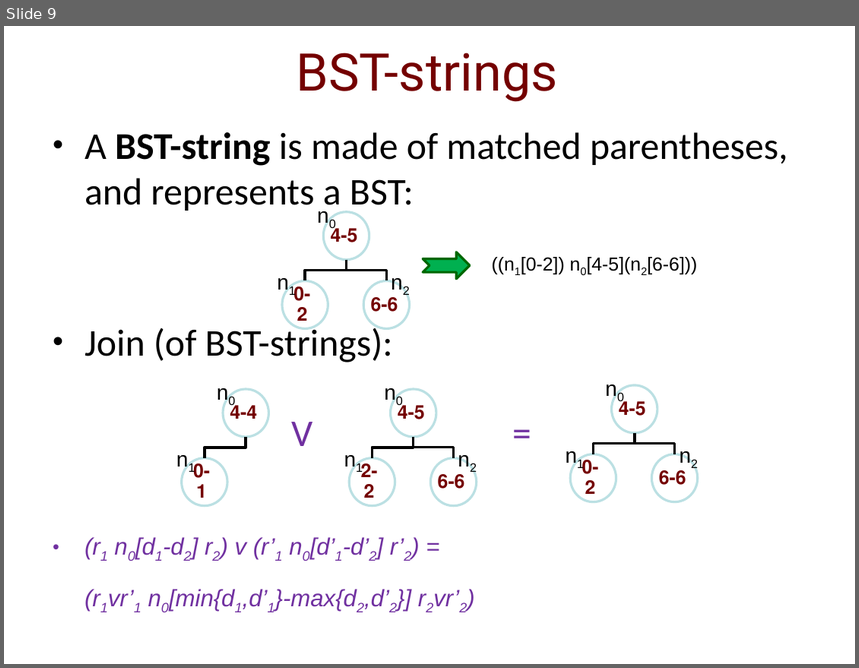
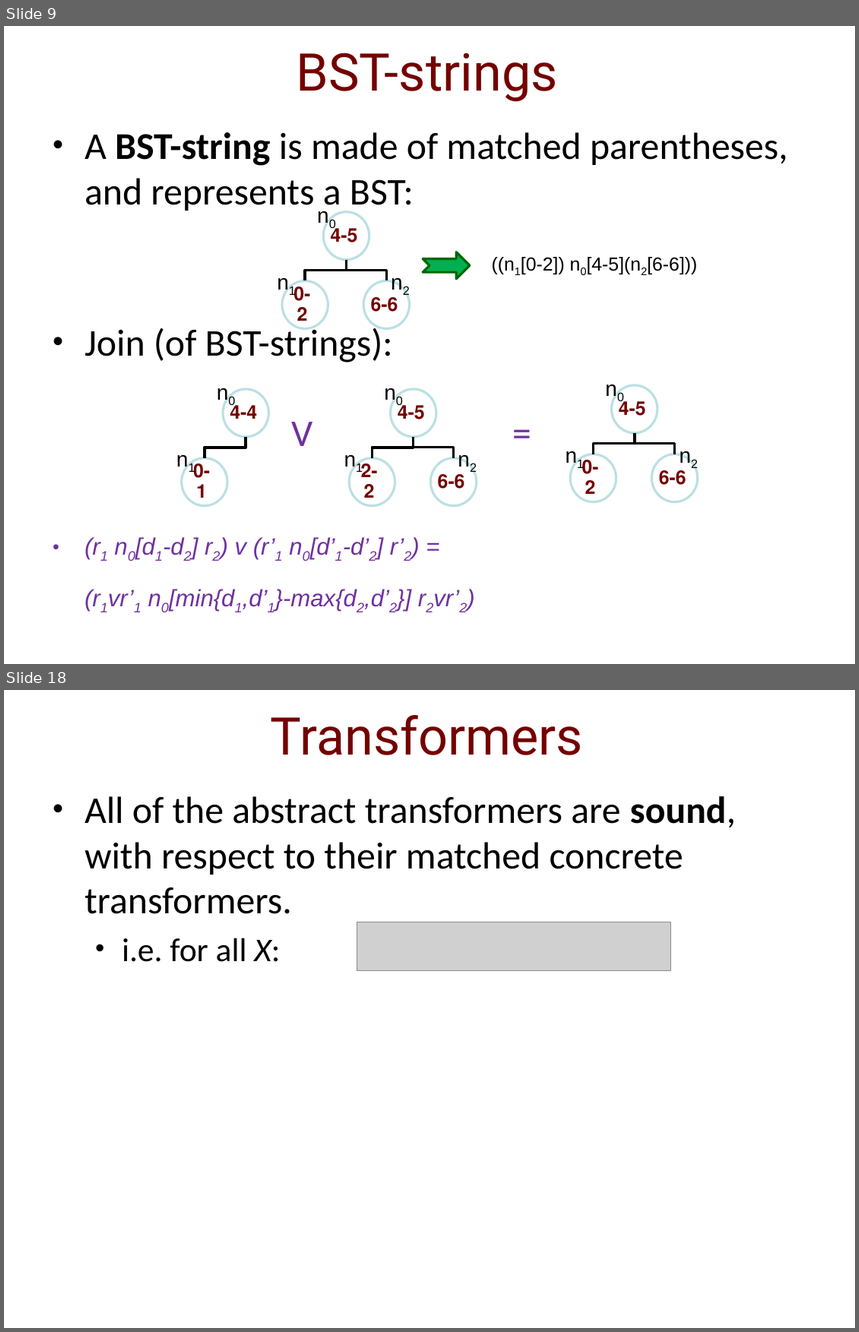
Before and after one commit to IdoBegun/PAAV_Project, a slide deck: Project Presentation.pptx. Shown one above the other, each under a label of ours: slide 9 before the commit, slides 9 and 18 after it; the slides between them are not shown. The pictures are 859x668 and 859x1332 pixels, drawn with LibreOffice and Linux fonts; fonts in the diff are those of the drawing; grey boxes stand for pictures; background and template pictures are left out. Boxes give left, top, right and bottom in pixels: in the first picture for what was removed or moved away, otherwise in the second. Text is boxed around its words. In the diff, an @@ line names an element or a change of style, - is before the commit and + after.

```diff
--- a/Project Presentation.pptx
+++ b/Project Presentation.pptx
@@ slide 18 added at [4,690,855,1328], background picture (left out) @@
@@ title added at [271,715,583,755], 44 pt, text #740000 @@
+Transformers
@@ text added at [85,796,736,962], 32 pt, text #000000 @@
+• All of the abstract transformers are sound, with respect to their matched concrete transformers.
+  • i.e. for all X:
@@ picture added at [357,923,671,972] @@
```
Also in this commit, not shown: 5 slides changed, 6 other slides added.
